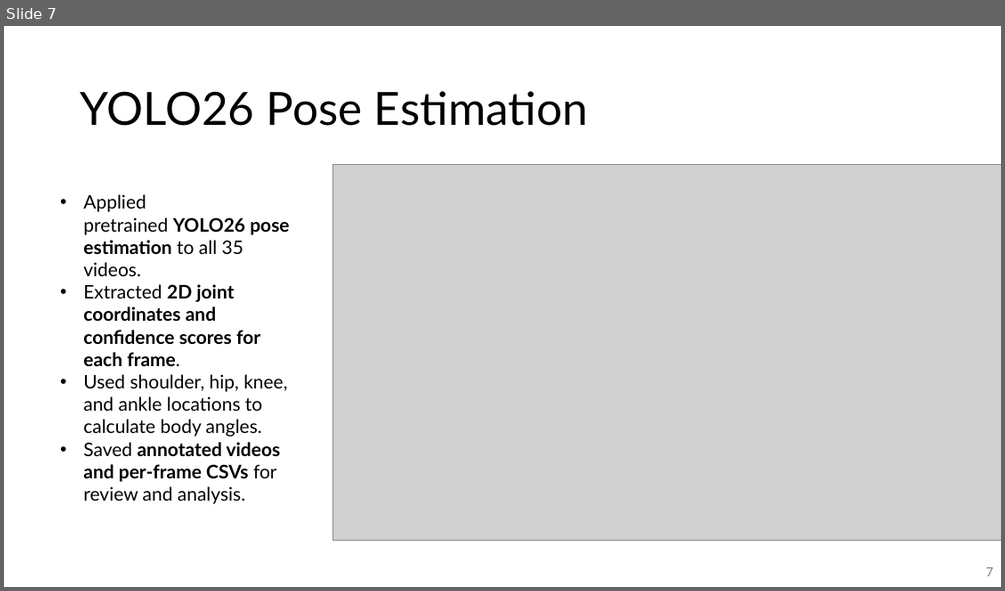
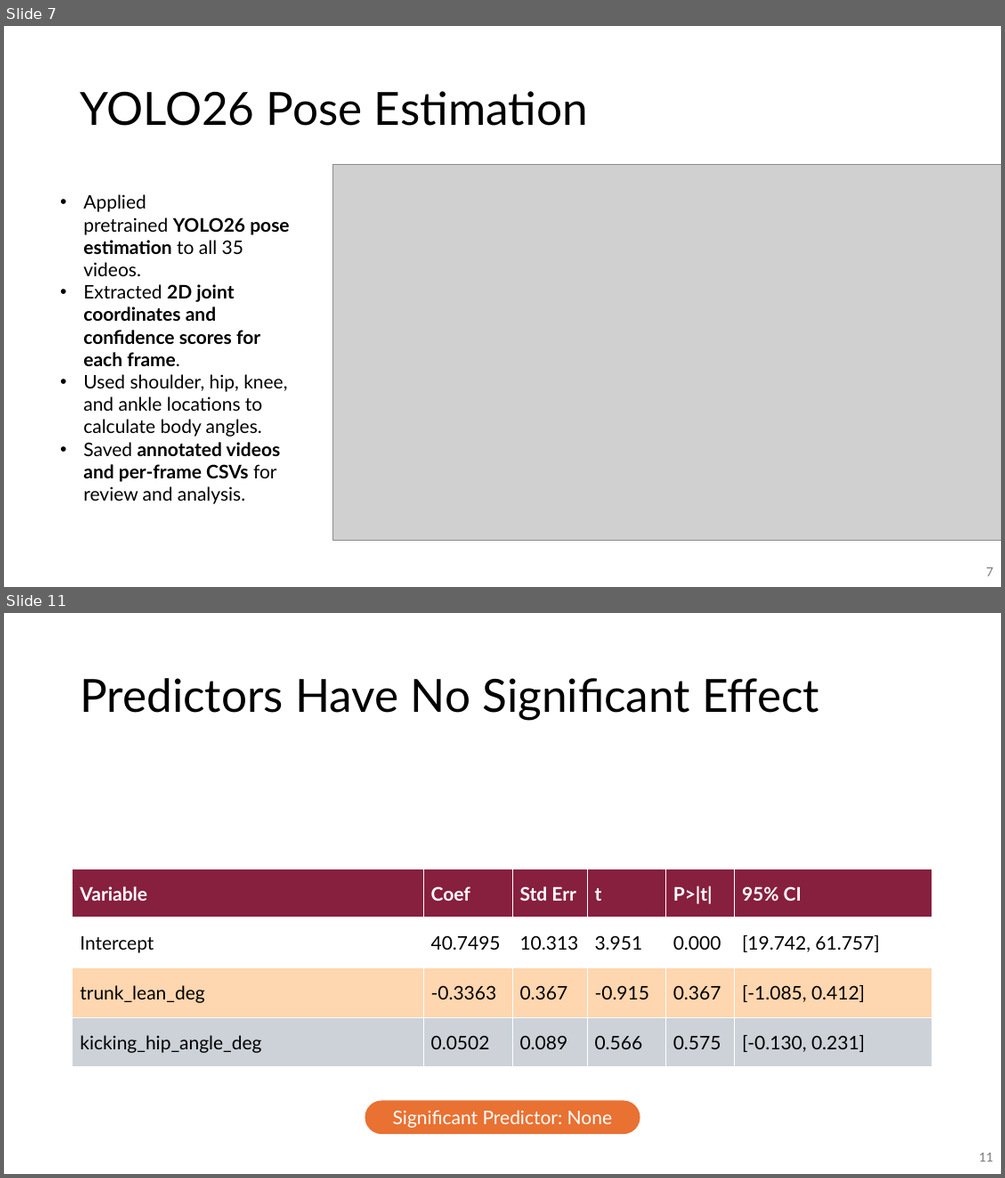
Before and after one commit to emmyregal/Soccer-Computer-Vision, a slide deck: Sport Presetation.pptx. Shown one above the other, each under a label of ours: slide 7 before the commit, slides 7 and 11 after it; the slides between them are not shown. The pictures are 1005x591 and 1005x1178 pixels, drawn with LibreOffice and Linux fonts; fonts in the diff are those of the drawing; grey boxes stand for pictures. Boxes give left, top, right and bottom in pixels: in the first picture for what was removed or moved away, otherwise in the second. Text is boxed around its words. In the diff, an @@ line names an element or a change of style, - is before the commit and + after.

```diff
--- a/Sport Presetation.pptx
+++ b/Sport Presetation.pptx
@@ slide 11 added at [4, 613, 1001, 1174], background #FFFFFF @@
@@ title added at [80, 678, 819, 720], 44 pt, text #000000 @@
+Predictors Have No Significant Effect
@@ table added at [73, 868, 933, 1067], 4 rows, 6 columns @@
+Variable | Coef | Std Err | t | P>|t| | 95% CI
+Intercept | 40.7495 | 10.313 | 3.951 | 0.000 | [19.742, 61.757]
+trunk_lean_deg | -0.3363 | 0.367 | -0.915 | 0.367 | [-1.085, 0.412]
+kicking_hip_angle_deg | 0.0502 | 0.089 | 0.566 | 0.575 | [-0.130, 0.231]
@@ rounded rectangle added at [365, 1101, 640, 1135], fill #E97132, 18 pt, text #FFFFFF @@
+Significant Predictor: None
@@ page number added at [979, 1152, 993, 1161], 12 pt, text #797979 @@
+11
```
Also in this commit, not shown: 9 slides changed, 5 other slides added, 6 slides removed.
